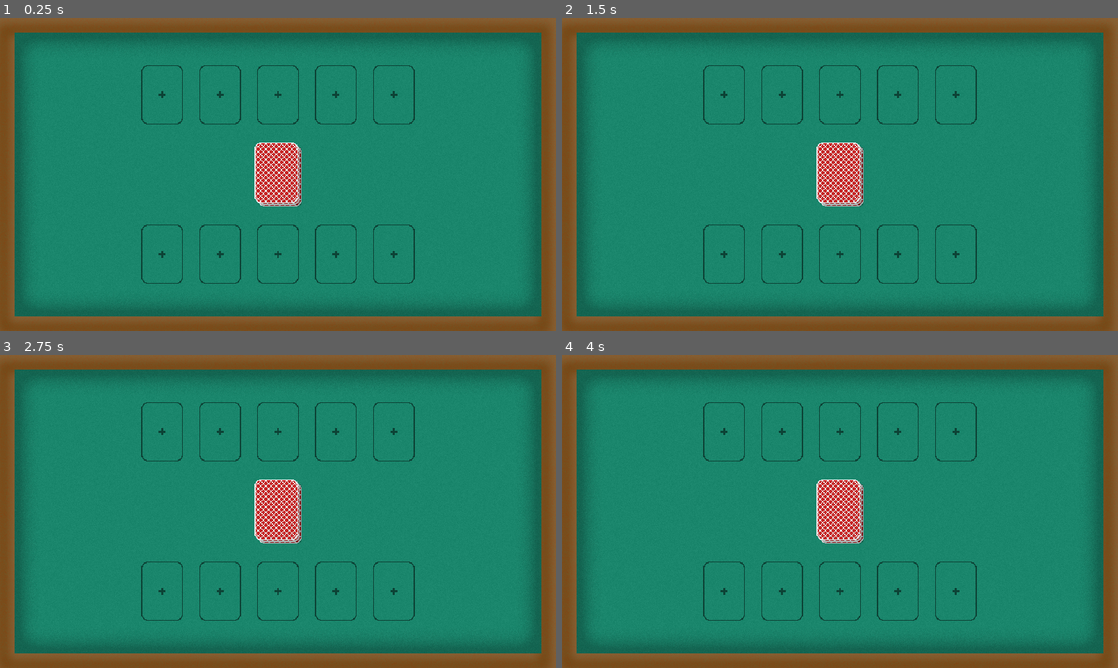
Above: before the commit, frames 1-4 (two rows, left to right).
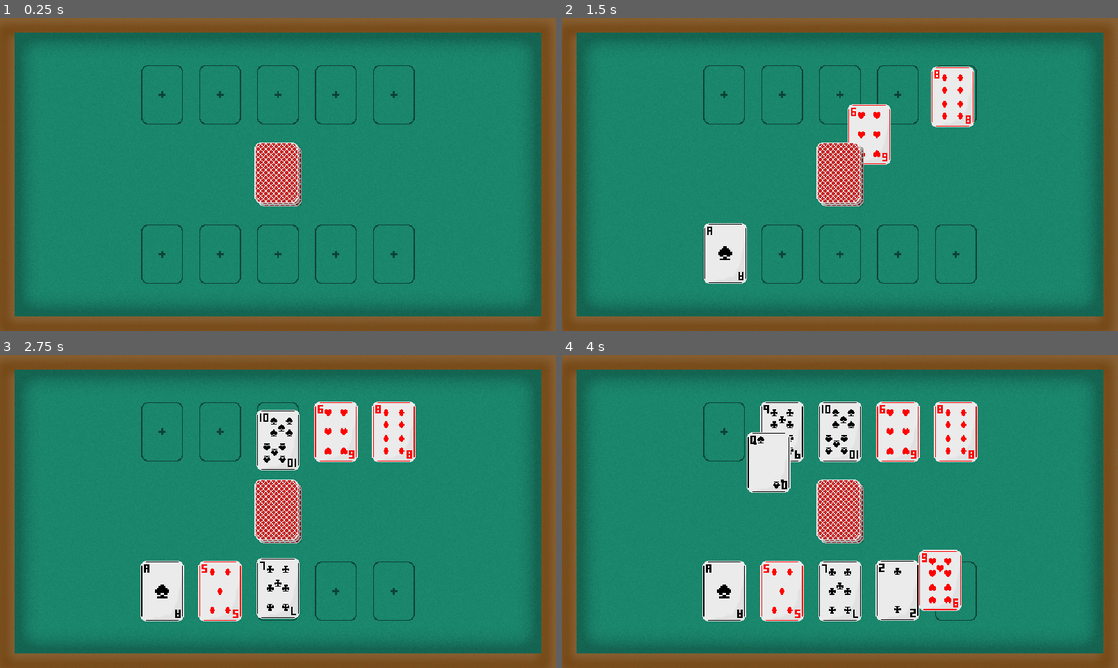
Above: after the commit, the same moments.

Repository: 7itanium/PvPoker
Game: Godot game, scene res://Scenes/table.tscn
The game is run twice, just before and just after one commit, with the same random seed, the same clock (stepped at 60 frames per second) and the same inputs.
Inputs:
- Up to frame 1 (0.25 s): no input
- Up to frame 2 (1.5 s): tap Enter at 0.5 s; tap S (P1-Hit) at 0.6 s; tap L (P2-Hit) at 0.8, 1.35 s
- Up to frame 3 (2.75 s): tap S (P1-Hit) at 1.55, 2.1 s; tap L (P2-Hit) at 2.3 s
- Up to frame 4 (4 s): tap L (P2-Hit) at 2.85, 3.8 s; tap S (P1-Hit) at 3.05, 3.6 s

The runs differ from the first frame. In frame 1, less than 0.1% of the frame differs, in the area x 46-47%, y 59-60%; in frame 2, 4.3%; in frame 3, 9.0%; in frame 4, 14%, in the area x 25-75%, y 14-86%.

Commit message:
Dealing cards

Diff:
--- a/Scenes/table.tscn
+++ b/Scenes/table.tscn
@@ -1,8 +1,29 @@
-[gd_scene load_steps=6 format=3 uid="uid://c446oaxmr7uo"]
+[gd_scene load_steps=27 format=3 uid="uid://c446oaxmr7uo"]
 
 [ext_resource type="Texture2D" uid="uid://cxd1l5t5ou1iq" path="res://Sprites/Table.png" id="1_2fe8g"]
+[ext_resource type="Script" path="res://Scripts/game_manager.gd" id="1_dgbpv"]
 [ext_resource type="Texture2D" uid="uid://iciw52fjflr5" path="res://Sprites/Cards/empty.png" id="2_umrlr"]
 [ext_resource type="Texture2D" uid="uid://m7puj5cxuq1q" path="res://Sprites/Deck.png" id="3_u5355"]
+[ext_resource type="Texture2D" uid="uid://2gnvor2mvk71" path="res://Sprites/Cards/Spades/ace.png" id="4_oj68l"]
+[ext_resource type="Script" path="res://Scripts/card_1.gd" id="5_1cnmm"]
+[ext_resource type="Script" path="res://Scripts/card_2.gd" id="7_cnslf"]
+[ext_resource type="Texture2D" uid="uid://s5flu5wxigxt" path="res://Sprites/Cards/Diamonds/five.png" id="7_loj4w"]
+[ext_resource type="Script" path="res://Scripts/card_3.gd" id="9_c6qw5"]
+[ext_resource type="Texture2D" uid="uid://rtc3mbfnbspw" path="res://Sprites/Cards/Clubs/seven.png" id="9_i6r3x"]
+[ext_resource type="Script" path="res://Scripts/card_4.gd" id="10_kyqmf"]
+[ext_resource type="Script" path="res://Scripts/card_5.gd" id="11_jh6l4"]
+[ext_resource type="Texture2D" uid="uid://darm3ijgmg8l1" path="res://Sprites/Cards/Clubs/two.png" id="11_y47nu"]
+[ext_resource type="Texture2D" uid="uid://dyun2yixr3v5r" path="res://Sprites/Cards/Hearts/nine.png" id="13_nxbnt"]
+[ext_resource type="Texture2D" uid="uid://tto32j587jbi" path="res://Sprites/Cards/Diamonds/eight.png" id="15_0ssfa"]
+[ext_resource type="Script" path="res://Scripts/2card_1.gd" id="15_hhnx1"]
+[ext_resource type="Script" path="res://Scripts/2card_2.gd" id="16_shv4x"]
+[ext_resource type="Script" path="res://Scripts/2card_3.gd" id="17_tfxro"]
+[ext_resource type="Texture2D" uid="uid://delb7u8bugm3g" path="res://Sprites/Cards/Hearts/six.png" id="17_wlock"]
+[ext_resource type="Script" path="res://Scripts/2card_4.gd" id="18_xmcxw"]
+[ext_resource type="Script" path="res://Scripts/2card_5.gd" id="19_7d264"]
+[ext_resource type="Texture2D" uid="uid://hwbeh212ar2o" path="res://Sprites/Cards/Spades/ten.png" id="19_pr3dj"]
+[ext_resource type="Texture2D" uid="uid://bcrw8aenpilui" path="res://Sprites/Cards/Clubs/nine.png" id="21_v864l"]
+[ext_resource type="Texture2D" uid="uid://06fq22y6tstq" path="res://Sprites/Cards/Spades/queen.png" id="23_6n8v4"]
 
 [sub_resource type="AtlasTexture" id="AtlasTexture_6mi0s"]
 atlas = ExtResource("3_u5355")
@@ -20,6 +41,10 @@
 }]
 
 [node name="table" type="Node2D"]
+
+[node name="Game Manager" type="Node" parent="."]
+unique_name_in_owner = true
+script = ExtResource("1_dgbpv")
 
 [node name="Table" type="Sprite2D" parent="."]
 texture = ExtResource("1_2fe8g")
@@ -80,9 +105,72 @@
 texture = ExtResource("2_umrlr")
 
 [node name="Deck" type="AnimatedSprite2D" parent="Table"]
+z_index = 20
 scale = Vector2(3, 3)
 sprite_frames = SubResource("SpriteFrames_mcqbc")
 
 [node name="Camera2D" type="Camera2D" parent="Table"]
 
-[node name="Cards" type="Node" parent="."]
+[node name="P1 Cards" type="Node" parent="."]
+
+[node name="Card 1" type="Sprite2D" parent="P1 Cards"]
+z_index = 10
+scale = Vector2(3, 3)
+texture = ExtResource("4_oj68l")
+script = ExtResource("5_1cnmm")
+
+[node name="Card 2" type="Sprite2D" parent="P1 Cards"]
+z_index = 10
+scale = Vector2(3, 3)
+texture = ExtResource("7_loj4w")
+script = ExtResource("7_cnslf")
+
+[node name="Card 3" type="Sprite2D" parent="P1 Cards"]
+z_index = 10
+scale = Vector2(3, 3)
+texture = ExtResource("9_i6r3x")
+script = ExtResource("9_c6qw5")
+
+[node name="Card 4" type="Sprite2D" parent="P1 Cards"]
+z_index = 10
+scale = Vector2(3, 3)
+texture = ExtResource("11_y47nu")
+script = ExtResource("10_kyqmf")
+
+[node name="Card 5" type="Sprite2D" parent="P1 Cards"]
+z_index = 10
+scale = Vector2(3, 3)
+texture = ExtResource("13_nxbnt")
+script = ExtResource("11_jh6l4")
+
+[node name="P2 Cards" type="Node" parent="."]
+
+[node name="Card 1" type="Sprite2D" parent="P2 Cards"]
+z_index = 10
+scale = Vector2(3, 3)
+texture = ExtResource("15_0ssfa")
+script = ExtResource("15_hhnx1")
+
+[node name="Card 2" type="Sprite2D" parent="P2 Cards"]
+z_index = 10
+scale = Vector2(3, 3)
+texture = ExtResource("17_wlock")
+script = ExtResource("16_shv4x")
+
+[node name="Card 3" type="Sprite2D" parent="P2 Cards"]
+z_index = 10
+scale = Vector2(3, 3)
+texture = ExtResource("19_pr3dj")
+script = ExtResource("17_tfxro")
+
+[node name="Card 4" type="Sprite2D" parent="P2 Cards"]
+z_index = 10
+scale = Vector2(3, 3)
+texture = ExtResource("21_v864l")
+script = ExtResource("18_xmcxw")
+
+[node name="Card 5" type="Sprite2D" parent="P2 Cards"]
+z_index = 10
+scale = Vector2(3, 3)
+texture = ExtResource("23_6n8v4")
+script = ExtResource("19_7d264")
--- /dev/null
+++ b/Scripts/2card_1.gd
@@ -0,0 +1,23 @@
+extends Sprite2D
+
+var target_position = Vector2(400, -275)  # Target position
+var speed = 5.0  # Adjust this to control the movement speed
+
+@onready var game_manager: Node = %"Game Manager"
+
+# Called when the node enters the scene tree for the first time.
+func _ready() -> void:
+	position = Vector2(0, 0)  # Start at (0, 0).
+	print(game_manager.p2_Cards)
+
+
+# Called every frame. 'delta' is the elapsed time since the previous frame.
+
+func _process(delta: float) -> void:
+	if game_manager.p2_Cards >= 1:
+		position.x = lerp(position.x, target_position.x, speed * delta)
+		position.y = lerp(position.y, target_position.y, speed * delta)
+
+		# Optional: Snap to the target position when close enough
+		if position.distance_to(target_position) < 1:
+			position = target_position
--- /dev/null
+++ b/Scripts/2card_2.gd
@@ -0,0 +1,23 @@
+extends Sprite2D
+
+var target_position = Vector2(200, -275)  # Target position
+var speed = 5.0  # Adjust this to control the movement speed
+
+@onready var game_manager: Node = %"Game Manager"
+
+# Called when the node enters the scene tree for the first time.
+func _ready() -> void:
+	position = Vector2(0, 0)  # Start at (0, 0).
+	print(game_manager.p2_Cards)
+
+
+# Called every frame. 'delta' is the elapsed time since the previous frame.
+
+func _process(delta: float) -> void:
+	if game_manager.p2_Cards >= 2:
+		position.x = lerp(position.x, target_position.x, speed * delta)
+		position.y = lerp(position.y, target_position.y, speed * delta)
+
+		# Optional: Snap to the target position when close enough
+		if position.distance_to(target_position) < 1:
+			position = target_position
--- /dev/null
+++ b/Scripts/2card_3.gd
@@ -0,0 +1,23 @@
+extends Sprite2D
+
+var target_position = Vector2(0, -275)  # Target position
+var speed = 5.0  # Adjust this to control the movement speed
+
+@onready var game_manager: Node = %"Game Manager"
+
+# Called when the node enters the scene tree for the first time.
+func _ready() -> void:
+	position = Vector2(0, 0)  # Start at (0, 0).
+	print(game_manager.p2_Cards)
+
+
+# Called every frame. 'delta' is the elapsed time since the previous frame.
+
+func _process(delta: float) -> void:
+	if game_manager.p2_Cards >= 3:
+		position.x = lerp(position.x, target_position.x, speed * delta)
+		position.y = lerp(position.y, target_position.y, speed * delta)
+
+		# Optional: Snap to the target position when close enough
+		if position.distance_to(target_position) < 1:
+			position = target_position
--- /dev/null
+++ b/Scripts/2card_4.gd
@@ -0,0 +1,23 @@
+extends Sprite2D
+
+var target_position = Vector2(-200, -275)  # Target position
+var speed = 5.0  # Adjust this to control the movement speed
+
+@onready var game_manager: Node = %"Game Manager"
+
+# Called when the node enters the scene tree for the first time.
+func _ready() -> void:
+	position = Vector2(0, 0)  # Start at (0, 0).
+	print(game_manager.p2_Cards)
+
+
+# Called every frame. 'delta' is the elapsed time since the previous frame.
+
+func _process(delta: float) -> void:
+	if game_manager.p2_Cards >= 4:
+		position.x = lerp(position.x, target_position.x, speed * delta)
+		position.y = lerp(position.y, target_position.y, speed * delta)
+
+		# Optional: Snap to the target position when close enough
+		if position.distance_to(target_position) < 1:
+			position = target_position
--- /dev/null
+++ b/Scripts/2card_5.gd
@@ -0,0 +1,23 @@
+extends Sprite2D
+
+var target_position = Vector2(-400, -275)  # Target position
+var speed = 5.0  # Adjust this to control the movement speed
+
+@onready var game_manager: Node = %"Game Manager"
+
+# Called when the node enters the scene tree for the first time.
+func _ready() -> void:
+	position = Vector2(0, 0)  # Start at (0, 0).
+	print(game_manager.p2_Cards)
+
+
+# Called every frame. 'delta' is the elapsed time since the previous frame.
+
+func _process(delta: float) -> void:
+	if game_manager.p2_Cards >= 5:
+		position.x = lerp(position.x, target_position.x, speed * delta)
+		position.y = lerp(position.y, target_position.y, speed * delta)
+
+		# Optional: Snap to the target position when close enough
+		if position.distance_to(target_position) < 1:
+			position = target_position
--- /dev/null
+++ b/Scripts/card_1.gd
@@ -0,0 +1,23 @@
+extends Sprite2D
+
+var target_position = Vector2(-400, 275)  # Target position
+var speed = 5.0  # Adjust this to control the movement speed
+
+@onready var game_manager: Node = %"Game Manager"
+
+# Called when the node enters the scene tree for the first time.
+func _ready() -> void:
+	position = Vector2(0, 0)  # Start at (0, 0).
+	print(game_manager.p1_Cards)
+
+
+# Called every frame. 'delta' is the elapsed time since the previous frame.
+
+func _process(delta: float) -> void:
+	if game_manager.p1_Cards >= 1:
+		position.x = lerp(position.x, target_position.x, speed * delta)
+		position.y = lerp(position.y, target_position.y, speed * delta)
+
+		# Optional: Snap to the target position when close enough
+		if position.distance_to(target_position) < 1:
+			position = target_position
--- /dev/null
+++ b/Scripts/card_2.gd
@@ -0,0 +1,23 @@
+extends Sprite2D
+
+var target_position = Vector2(-200, 275)  # Target position
+var speed = 5.0  # Adjust this to control the movement speed
+
+@onready var game_manager: Node = %"Game Manager"
+
+# Called when the node enters the scene tree for the first time.
+func _ready() -> void:
+	position = Vector2(0, 0)  # Start at (0, 0).
+	print(game_manager.p1_Cards)
+
+
+# Called every frame. 'delta' is the elapsed time since the previous frame.
+
+func _process(delta: float) -> void:
+	if game_manager.p1_Cards >= 2:
+		position.x = lerp(position.x, target_position.x, speed * delta)
+		position.y = lerp(position.y, target_position.y, speed * delta)
+
+		# Optional: Snap to the target position when close enough
+		if position.distance_to(target_position) < 1:
+			position = target_position
--- /dev/null
+++ b/Scripts/card_3.gd
@@ -0,0 +1,23 @@
+extends Sprite2D
+
+var target_position = Vector2(0, 275)  # Target position
+var speed = 5.0  # Adjust this to control the movement speed
+
+@onready var game_manager: Node = %"Game Manager"
+
+# Called when the node enters the scene tree for the first time.
+func _ready() -> void:
+	position = Vector2(0, 0)  # Start at (0, 0).
+	print(game_manager.p1_Cards)
+
+
+# Called every frame. 'delta' is the elapsed time since the previous frame.
+
+func _process(delta: float) -> void:
+	if game_manager.p1_Cards >= 3:
+		position.x = lerp(position.x, target_position.x, speed * delta)
+		position.y = lerp(position.y, target_position.y, speed * delta)
+
+		# Optional: Snap to the target position when close enough
+		if position.distance_to(target_position) < 1:
+			position = target_position
--- /dev/null
+++ b/Scripts/card_4.gd
@@ -0,0 +1,23 @@
+extends Sprite2D
+
+var target_position = Vector2(200, 275)  # Target position
+var speed = 5.0  # Adjust this to control the movement speed
+
+@onready var game_manager: Node = %"Game Manager"
+
+# Called when the node enters the scene tree for the first time.
+func _ready() -> void:
+	position = Vector2(0, 0)  # Start at (0, 0).
+	print(game_manager.p1_Cards)
+
+
+# Called every frame. 'delta' is the elapsed time since the previous frame.
+
+func _process(delta: float) -> void:
+	if game_manager.p1_Cards >= 4:
+		position.x = lerp(position.x, target_position.x, speed * delta)
+		position.y = lerp(position.y, target_position.y, speed * delta)
+
+		# Optional: Snap to the target position when close enough
+		if position.distance_to(target_position) < 1:
+			position = target_position
--- /dev/null
+++ b/Scripts/card_5.gd
@@ -0,0 +1,23 @@
+extends Sprite2D
+
+var target_position = Vector2(400, 275)  # Target position
+var speed = 5.0  # Adjust this to control the movement speed
+
+@onready var game_manager: Node = %"Game Manager"
+
+# Called when the node enters the scene tree for the first time.
+func _ready() -> void:
+	position = Vector2(0, 0)  # Start at (0, 0).
+	print(game_manager.p1_Cards)
+
+
+# Called every frame. 'delta' is the elapsed time since the previous frame.
+
+func _process(delta: float) -> void:
+	if game_manager.p1_Cards >= 5:
+		position.x = lerp(position.x, target_position.x, speed * delta)
+		position.y = lerp(position.y, target_position.y, speed * delta)
+
+		# Optional: Snap to the target position when close enough
+		if position.distance_to(target_position) < 1:
+			position = target_position
--- /dev/null
+++ b/Scripts/game_manager.gd
@@ -0,0 +1,17 @@
+extends Node
+
+var p1_Cards = 0
+var p2_Cards = 0
+
+
+
+func _process(delta: float) -> void:
+	if Input.is_action_just_pressed("P1-Hit"):
+		p1_Cards += 1
+		print("Player 1 has " + str(p1_Cards) + " cards")
+
+	if Input.is_action_just_pressed("P2-Hit"):
+		p2_Cards += 1
+		print("Player 2 has " + str(p2_Cards) + " cards")
+	if Input.is_action_just_pressed("Reset"):
+		get_tree().reload_current_scene()
